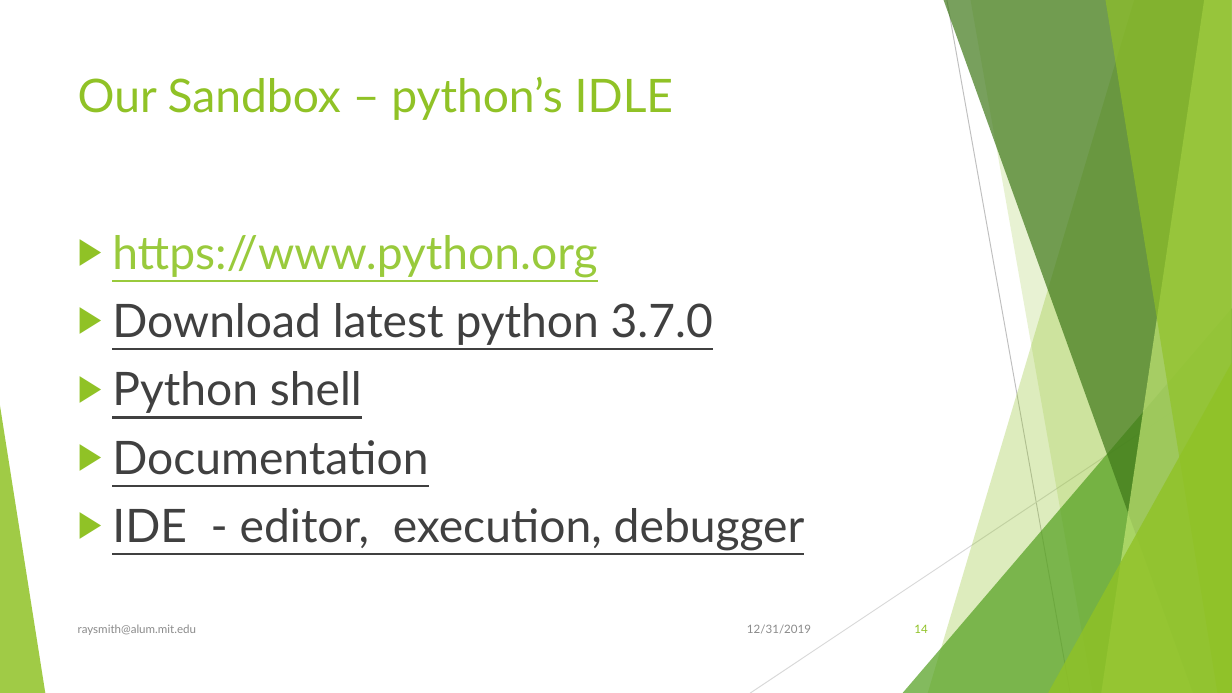
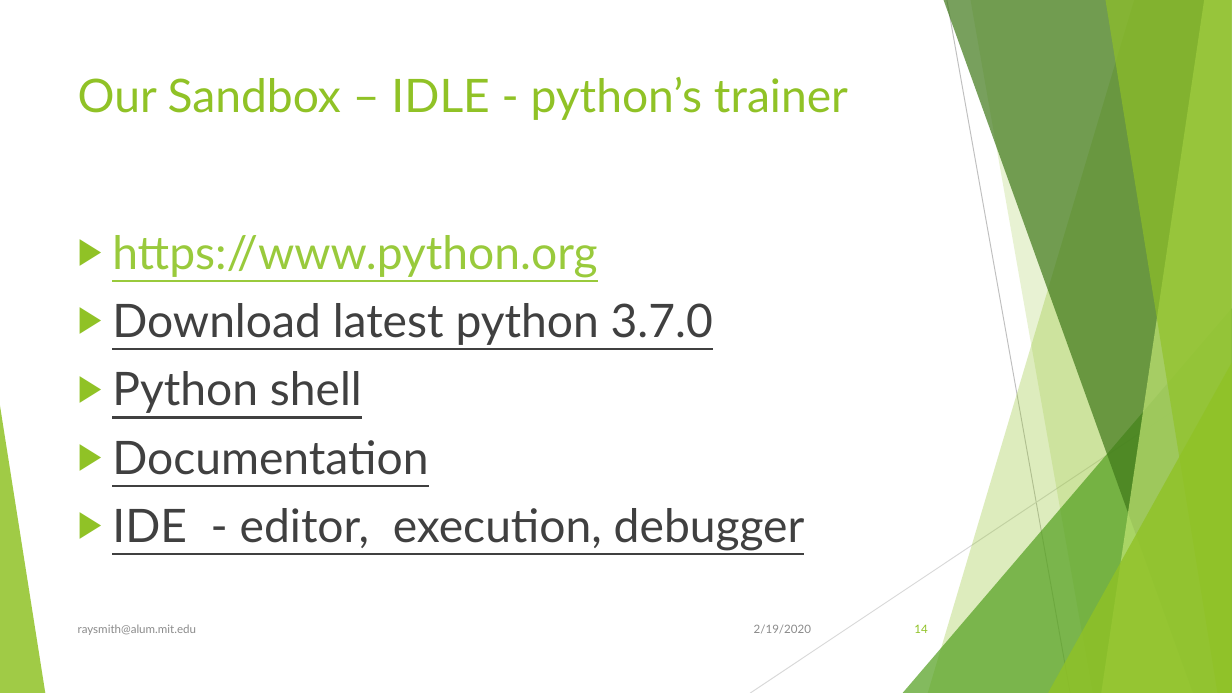
Before and after one commit to raysmith619/Introduction-To-Programming, a slide deck: slide 14 of Docs/Introduction to Proramming Using Python.pptx. Drawn at 1232x693 pixels with LibreOffice and Linux fonts; fonts in the diff are those of the drawing. Boxes give left, top, right and bottom in pixels: in the first picture for what was removed or moved away, otherwise in the second. Text is boxed around its words. In the diff, an @@ line names an element or a change of style, - is before the commit and + after.

```diff
--- a/Docs/Introduction to Proramming Using Python.pptx
+++ b/Docs/Introduction to Proramming Using Python.pptx
@@ title at (78,77,848,120): text changed @@
-Our Sandbox – python’s IDLE
+Our Sandbox – IDLE - python’s trainer
@@ text at (754,624,811,634): text changed @@
-12/31/2019
+2/19/2020
```
Also in this commit, not shown: 79 other slides changed, 19 slides added, 2 other files.
